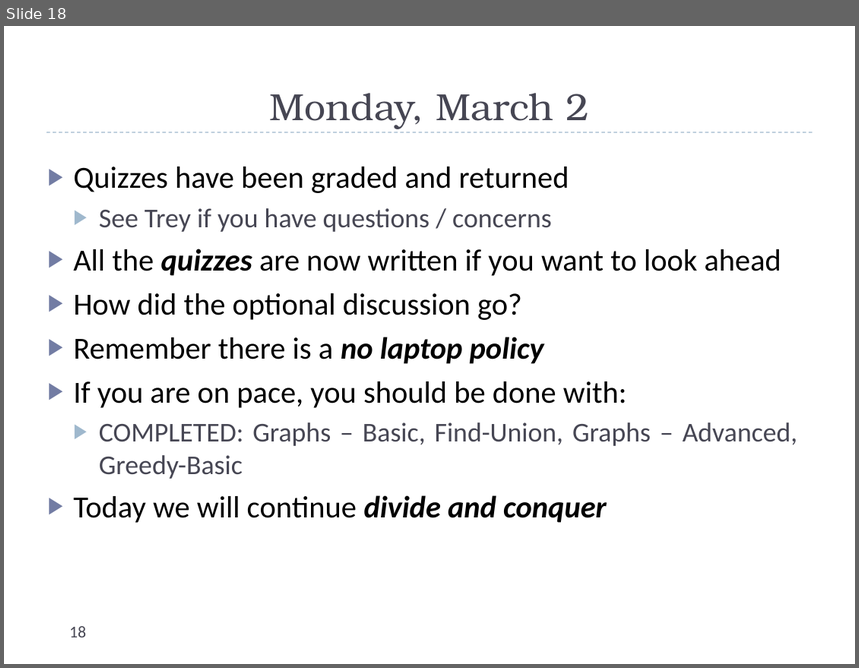
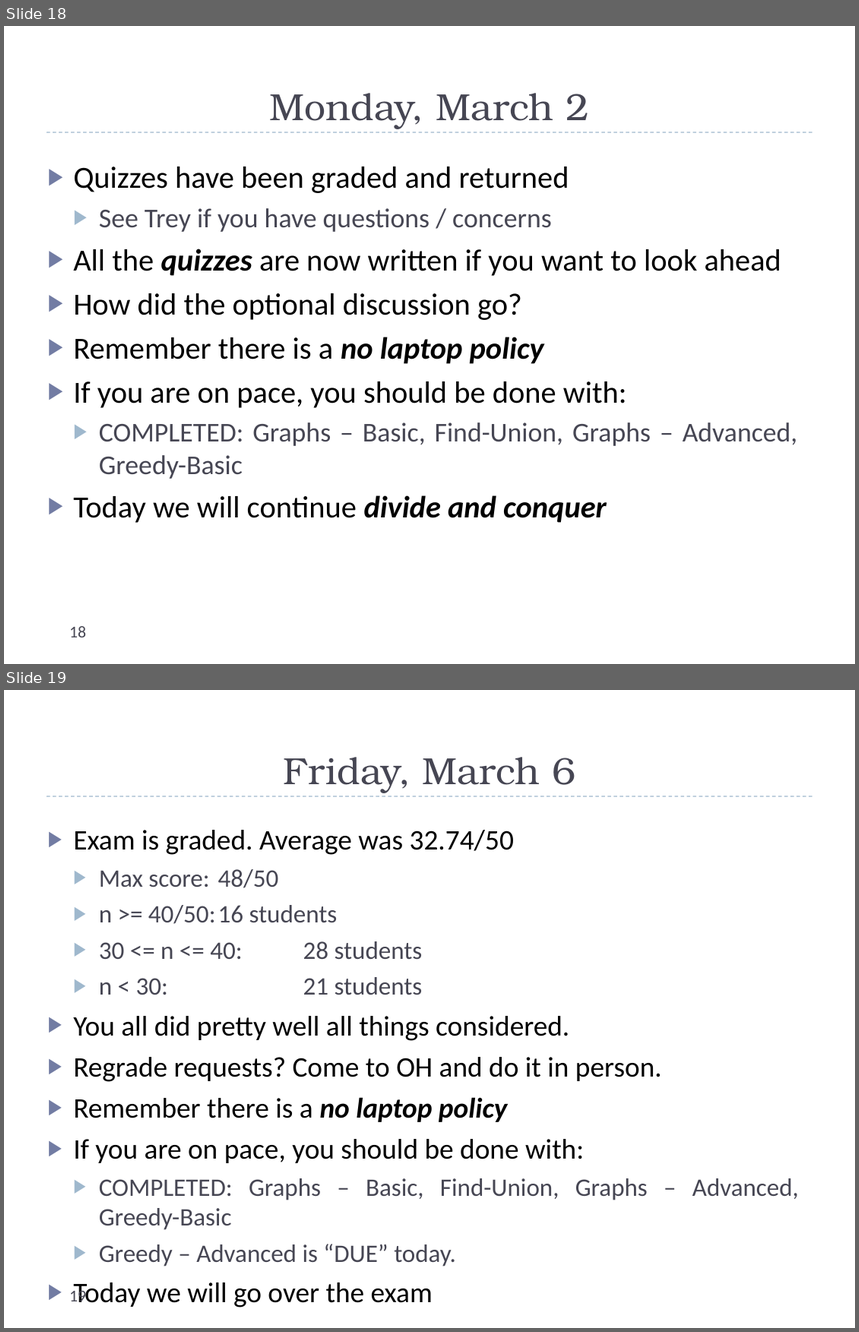
Before and after one commit to markfloryan/dsa2, a slide deck: slides/dailyAnnouncements.pptx. Shown one above the other, each under a label of ours: slide 18 before the commit, slides 18 and 19 after it. The pictures are 859x668 and 859x1332 pixels, drawn with LibreOffice and Linux fonts; fonts in the diff are those of the drawing. Boxes give left, top, right and bottom in pixels: in the first picture for what was removed or moved away, otherwise in the second. Text is boxed around its words. In the diff, an @@ line names an element or a change of style, - is before the commit and + after.

```diff
--- a/slides/dailyAnnouncements.pptx
+++ b/slides/dailyAnnouncements.pptx
@@ slide 19 added at <box>4,690,855,1328</box>, background #FFFFFF; not listed: 1 template element that a slide beside it also shows @@
@@ title added at <box>283,757,576,793</box>, 32 pt, text #464653 @@
+Friday, March 6
@@ text added at <box>73,830,799,1307</box>, 24.1 pt, text #000000 @@
+▶ Exam is graded. Average was 32.74/50
+  ▶ Max score: 48/50
+  ▶ n >= 40/50: 16 students
+  ▶ 30 <= n <= 40: 28 students
+  ▶ n < 30: 21 students
+▶ You all did pretty well all things considered.
+▶ Regrade requests? Come to OH and do it in person.
+▶ Remember there is a no laptop policy
+▶ If you are on pace, you should be done with:
+  ▶ COMPLETED: Graphs – Basic, Find-Union, Graphs – Advanced, Greedy-Basic
+  ▶ Greedy – Advanced is “DUE” today.
+▶ Today we will go over the exam
@@ page number added at <box>69,1288,86,1303</box>, 14 pt, text #464653 @@
+19
```
Also in this commit, not shown: 10 other files.
